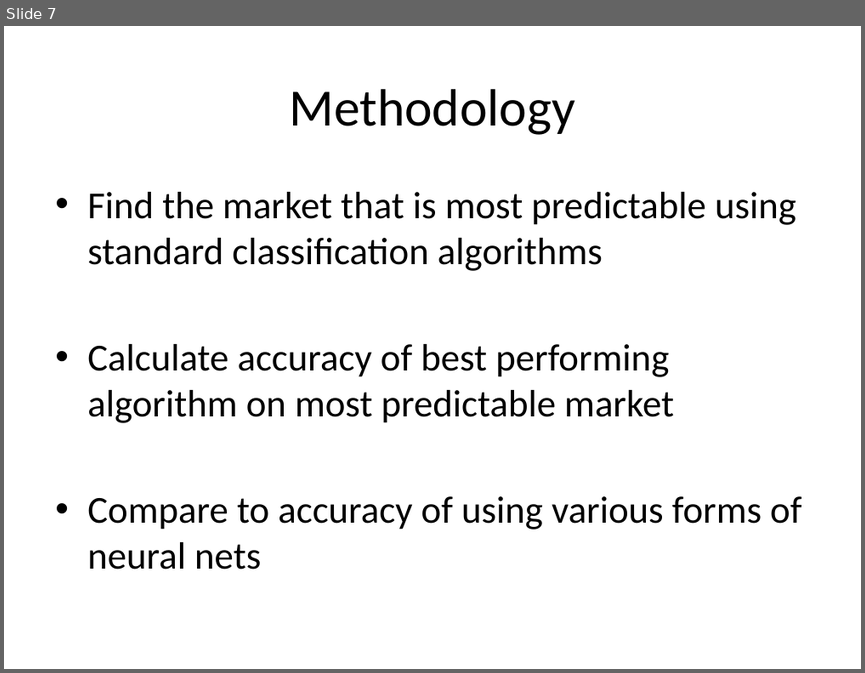
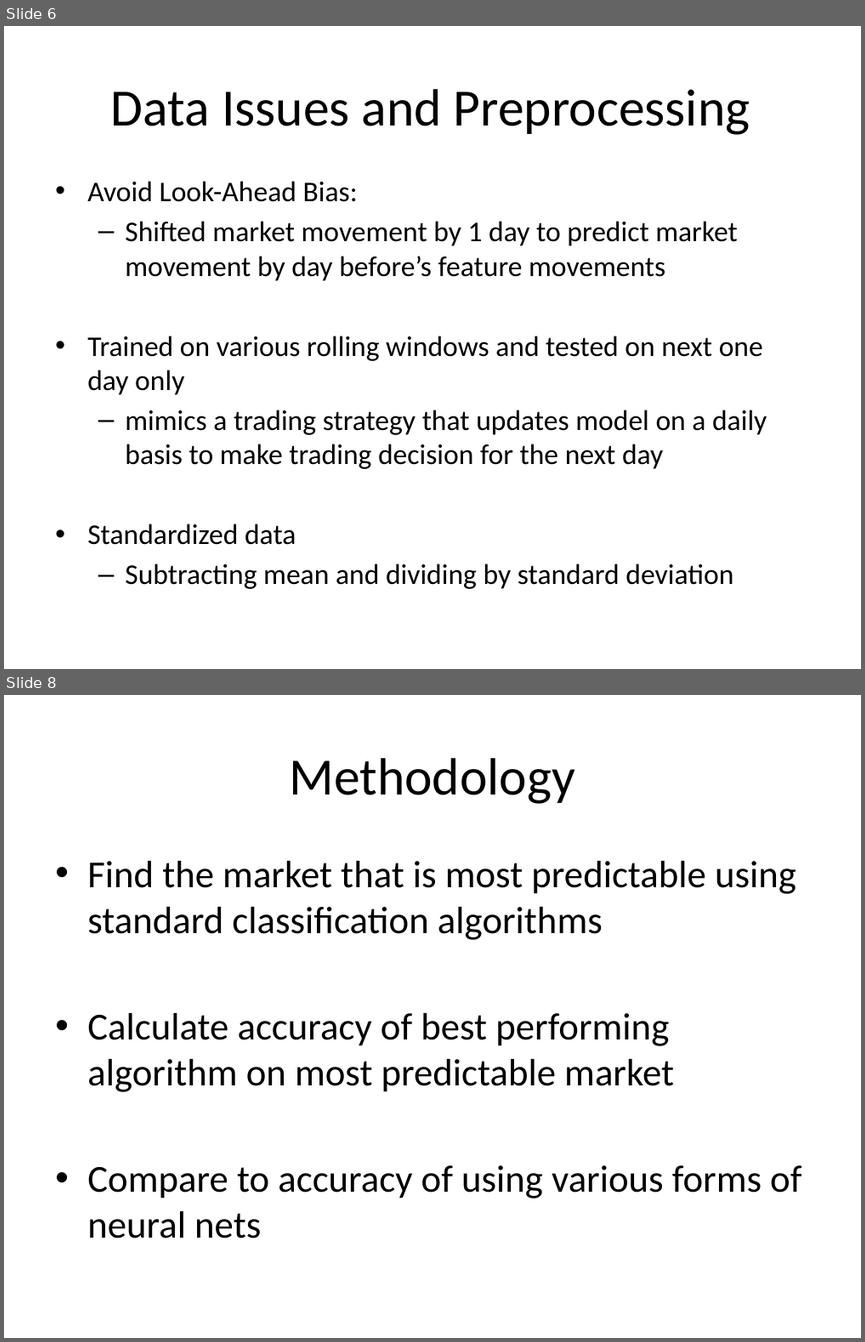
Before and after one commit to wilkung/Predicting_Markets_with_Neural_Nets, a slide deck: Kojack_Presentation.pptx. Shown one above the other, each under a label of ours: slide 7 before the commit, slides 6 and 8 after it; the slides between them are not shown. The pictures are 865x673 and 865x1342 pixels, drawn with LibreOffice and Linux fonts; fonts in the diff are those of the drawing. Boxes give left, top, right and bottom in pixels: in the first picture for what was removed or moved away, otherwise in the second. Text is boxed around its words. In the diff, an @@ line names an element or a change of style, - is before the commit and + after.

```diff
--- a/Kojack_Presentation.pptx
+++ b/Kojack_Presentation.pptx
@@ slide 6 added at (x1=4, y1=26, x2=861, y2=669), background #FFFFFF @@
@@ title added at (x1=111, y1=89, x2=750, y2=135), 44 pt, text #000000 @@
+Data Issues and Preprocessing
@@ text added at (x1=87, y1=181, x2=766, y2=589), 24 pt, text #000000 @@
+• Avoid Look-Ahead Bias:
+  – Shifted market movement by 1 day to predict market movement by day before’s feature movements
+• Trained on various rolling windows and tested on next one day only
+  – mimics a trading strategy that updates model on a daily basis to make trading decision for the next day
+• Standardized data
+  – Subtracting mean and dividing by standard deviation
@@ what was slide 7 is now slide 8 @@
```
Also in this commit, not shown: 9 slides changed, 5 other slides added, 5 slides removed, 10 other files.
